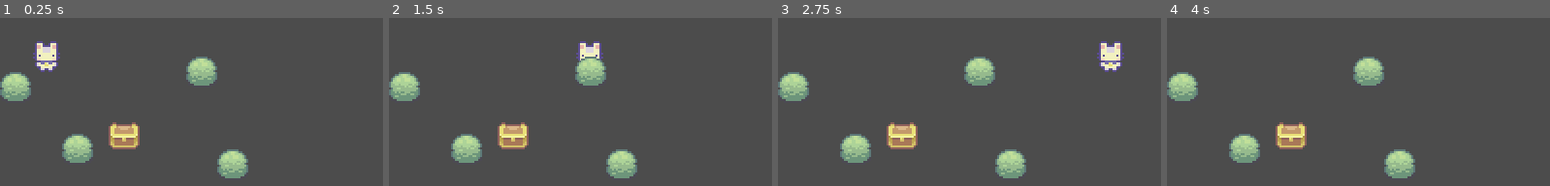
Above: before the commit, frames 1-4 (left to right).
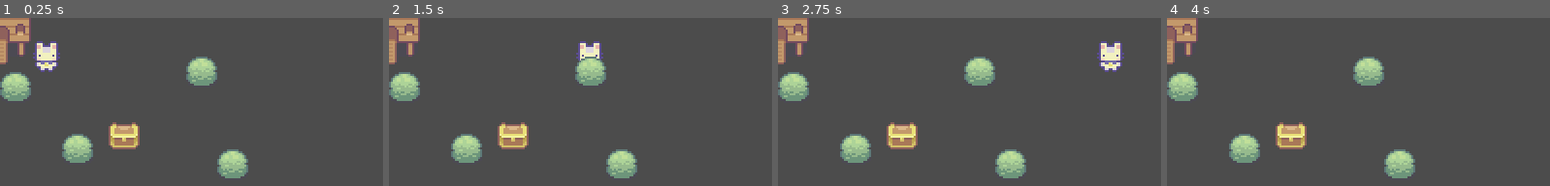
Above: after the commit, the same moments.

Repository: Women-in-Computing-at-RIT/WiC_Projects_RPG
Game: Godot game, scene res://World.tscn
Same seed, same stepped clock (60 frames per second), same inputs: the game is played once before the commit and once after it.
Inputs:
- Up to frame 1 (0.25 s): no input
- Up to frame 2 (1.5 s): tap Enter at 0.5 s; hold Right (ui_right) 0.53-1.28 s; hold Down (ui_down) from 1.28 s (still down)
- Up to frame 3 (2.75 s): release Down (ui_down) at 2.03 s; hold Right (ui_right) from 2.03 s (still down)
- Up to frame 4 (4 s): release Right (ui_right) at 2.78 s; hold Up (ui_up) 2.78-3.53 s; tap Space at 3.5 s; hold Left (ui_left) from 3.53 s (still down)

The runs differ from the first frame. In frame 1, 1.6% of the frame differs, in the area x 0-9%, y 0-28%; in frame 2, 1.6%; in frame 3, 1.6%; in frame 4, 1.6%.

Commit message:
chicken coop

Diff:
--- a/World.tscn
+++ b/World.tscn
@@ -1,8 +1,12 @@
-[gd_scene load_steps=4 format=2]
+[gd_scene load_steps=6 format=2]
 
 [ext_resource path="res://Player/Player.tscn" type="PackedScene" id=1]
 [ext_resource path="res://Bush/Bush.tscn" type="PackedScene" id=2]
 [ext_resource path="res://Box/Box.tscn" type="PackedScene" id=3]
+[ext_resource path="res://Sprites/Objects/Free_Chicken_House.png" type="Texture" id=4]
+
+[sub_resource type="RectangleShape2D" id=1]
+extents = Vector2( 16, 10 )
 
 [node name="World" type="YSort"]
 
@@ -23,3 +27,12 @@
 
 [node name="Box" parent="." instance=ExtResource( 3 )]
 position = Vector2( 64, 64 )
+
+[node name="Chicken_house" type="StaticBody2D" parent="."]
+
+[node name="Sprite" type="Sprite" parent="Chicken_house"]
+texture = ExtResource( 4 )
+
+[node name="CollisionShape2D" type="CollisionShape2D" parent="Chicken_house"]
+position = Vector2( 0, 10 )
+shape = SubResource( 1 )
